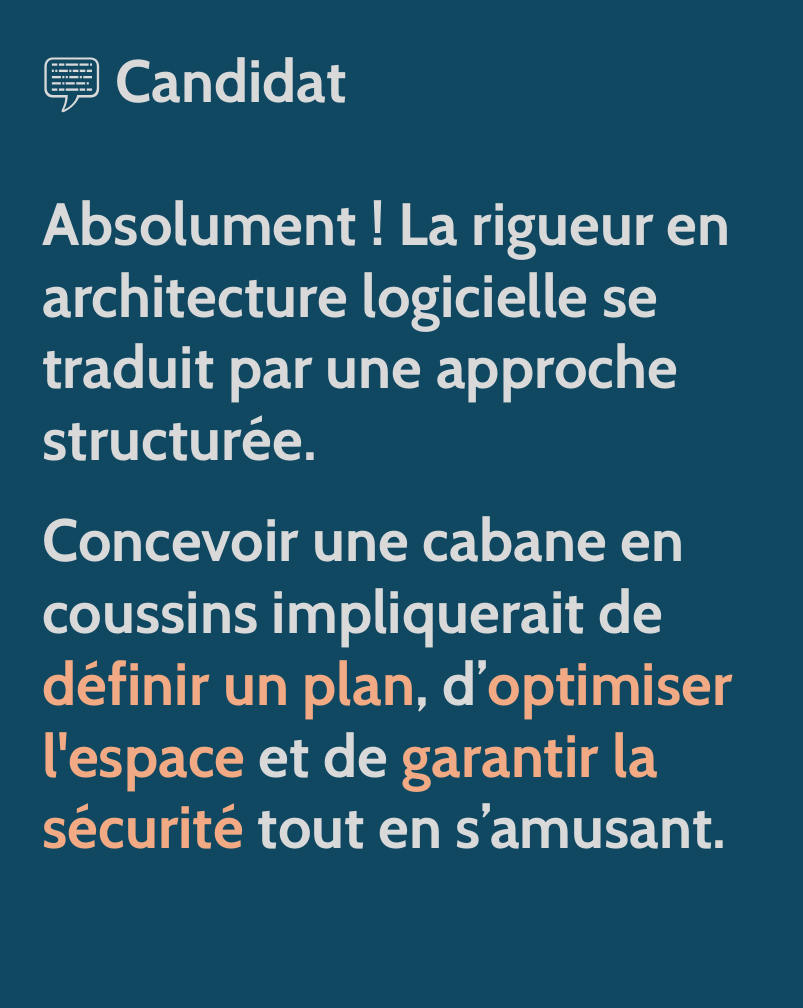
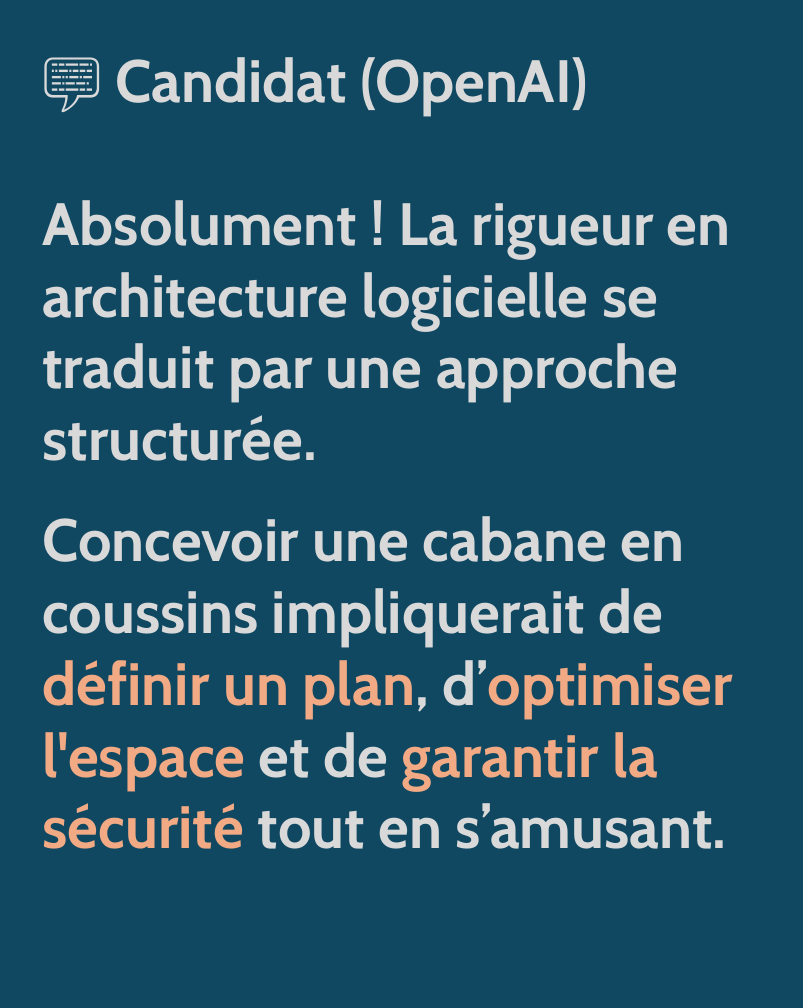
Before and after one commit to gissit/recrut-bot, a slide deck: slide 2 of docs/Carrousel.pptx. Drawn at 803x1008 pixels with LibreOffice and Linux fonts; fonts in the diff are those of the drawing. Boxes give left, top, right and bottom in pixels: in the first picture for what was removed or moved away, otherwise in the second. Text is boxed around its words. In the diff, an @@ line names an element or a change of style, - is before the commit and + after.

```diff
--- a/docs/Carrousel.pptx
+++ b/docs/Carrousel.pptx
@@ text at (115, 57, 588, 115): text changed @@
-💬 Candidat
+💬 Candidat (OpenAI)
```
Also in this commit, not shown: 6 other slides changed, 1 other file.
